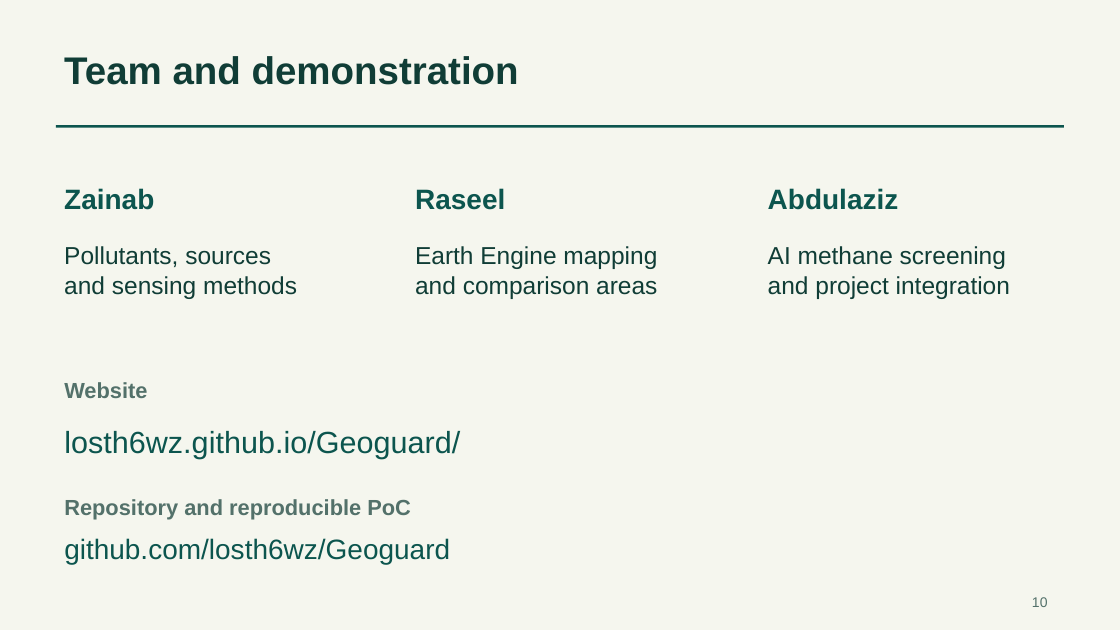
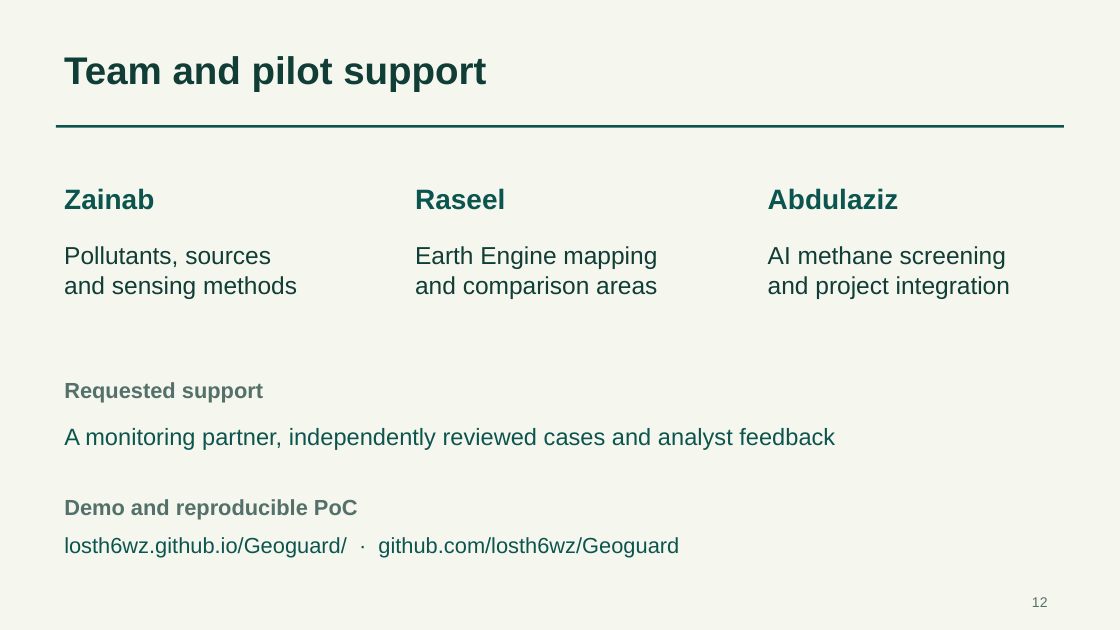
Before and after one commit to losth6wz/Geoguard, a slide deck: slide 12 of presentation/GeoGuard.pptx (slide 10 before the commit). Drawn at 1120x630 pixels with LibreOffice and Linux fonts; fonts in the diff are those of the drawing. Boxes give left, top, right and bottom in pixels: in the first picture for what was removed or moved away, otherwise in the second. Text is boxed around its words. In the diff, an @@ line names an element or a change of style, - is before the commit and + after.

Commit message:
Strengthen investigation demo and document validation pilot

```diff
--- a/presentation/GeoGuard.pptx
+++ b/presentation/GeoGuard.pptx
@@ text at (64,56,486,92): text changed @@
-Team and demonstration
+Team and pilot support
@@ text at (64,382,263,403): text changed @@
-Website
+Requested support
@@ text at (64,428,835,450): text changed; size 26.2 to 20.2 pt @@
-losth6wz.github.io/Geoguard/
+A monitoring partner, independently reviewed cases and analyst feedback
@@ text at (64,499,358,519): text changed @@
-Repository and reproducible PoC
+Demo and reproducible PoC
@@ text at (64,537,679,558): text changed; size 24 to 18.8 pt @@
-github.com/losth6wz/Geoguard
+losth6wz.github.io/Geoguard/ · github.com/losth6wz/Geoguard
@@ text at (1032,597,1048,607): text changed @@
-10
+12
```
Also in this commit, not shown: 8 other slides changed, 3 slides added, 1 slide removed, 10 other files.
